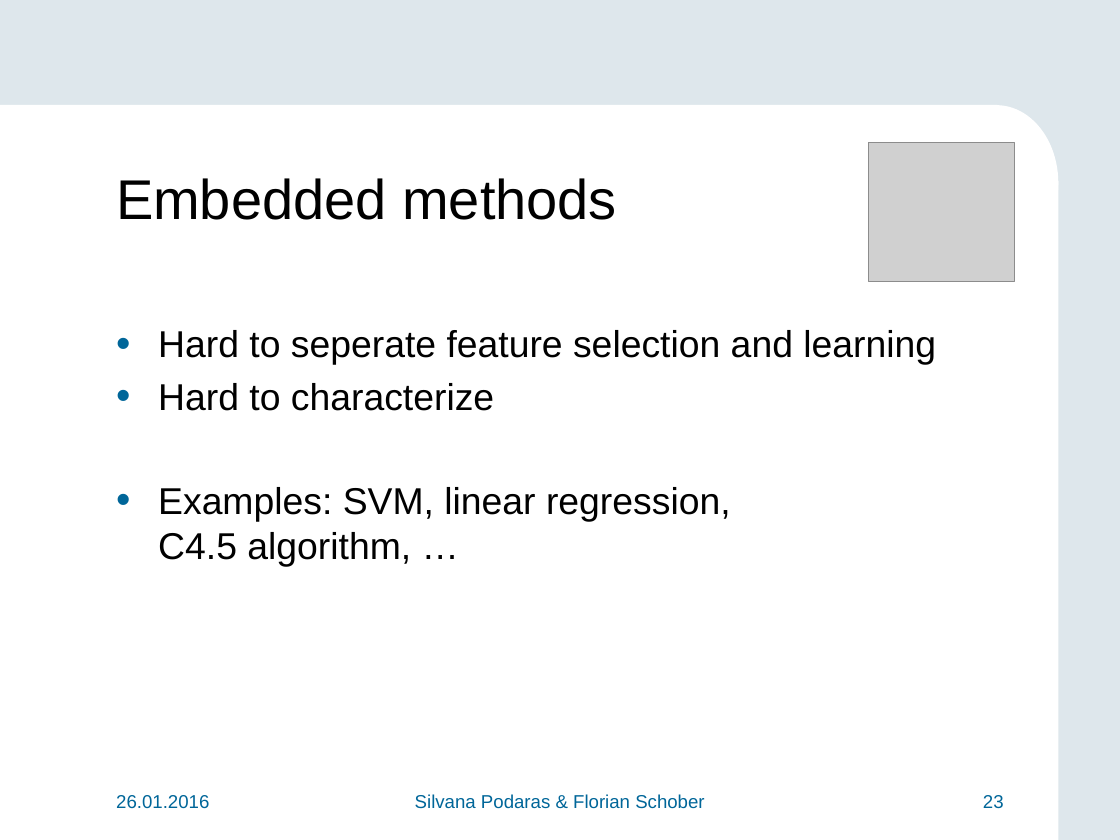
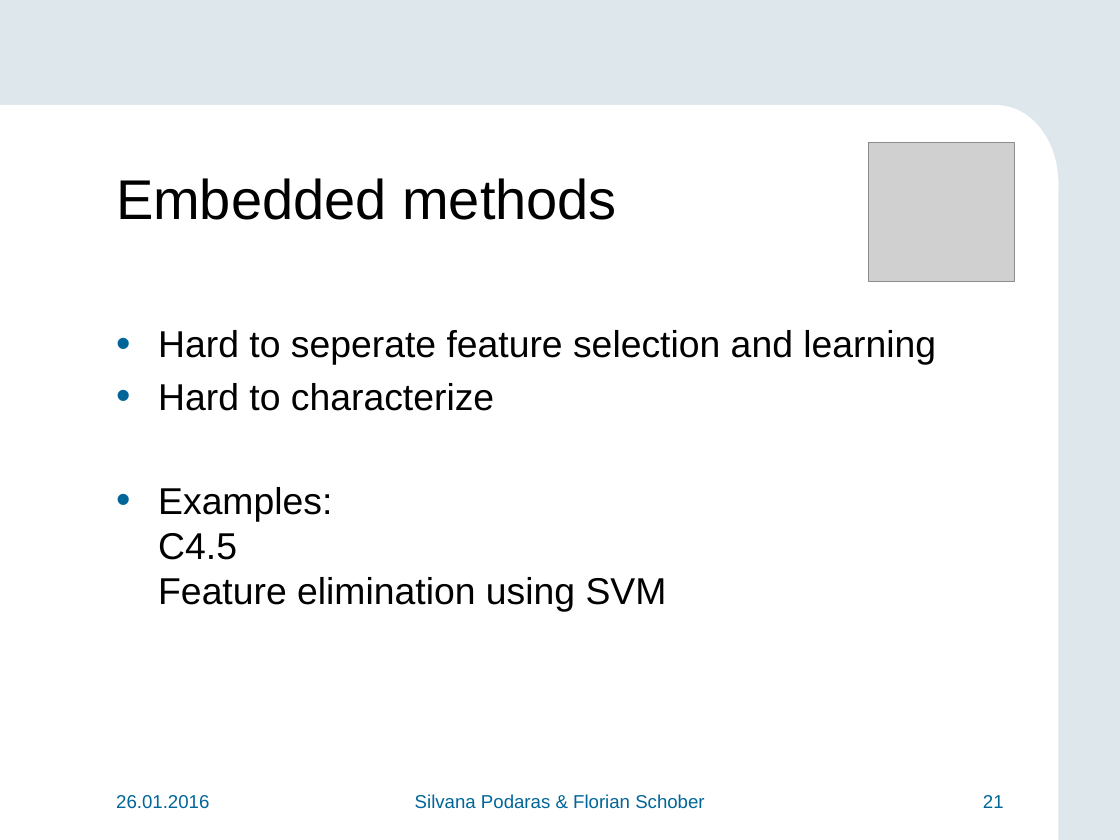
Before and after one commit to teretrus/VisSeminar, a slide deck: slide 21 of presentation/Presentation.pptx (slide 23 before the commit). Drawn at 1120x840 pixels with LibreOffice and Linux fonts; fonts in the diff are those of the drawing; grey boxes stand for pictures; background and template pictures are left out. Boxes give left, top, right and bottom in pixels: in the first picture for what was removed or moved away, otherwise in the second. Text is boxed around its words. In the diff, an @@ line names an element or a change of style, - is before the commit and + after.

```diff
--- a/presentation/Presentation.pptx
+++ b/presentation/Presentation.pptx
@@ text at [158, 487, 667, 612]: text changed @@
-• Examples: SVM, linear regression,
-  C4.5 algorithm, …
+• Examples:
+  C4.5
+  Feature elimination using SVM
@@ page number at [983, 795, 1004, 808]: text changed @@
-23
+21
```
Also in this commit, not shown: 24 other slides changed, 8 slides added, 1 slide removed.
